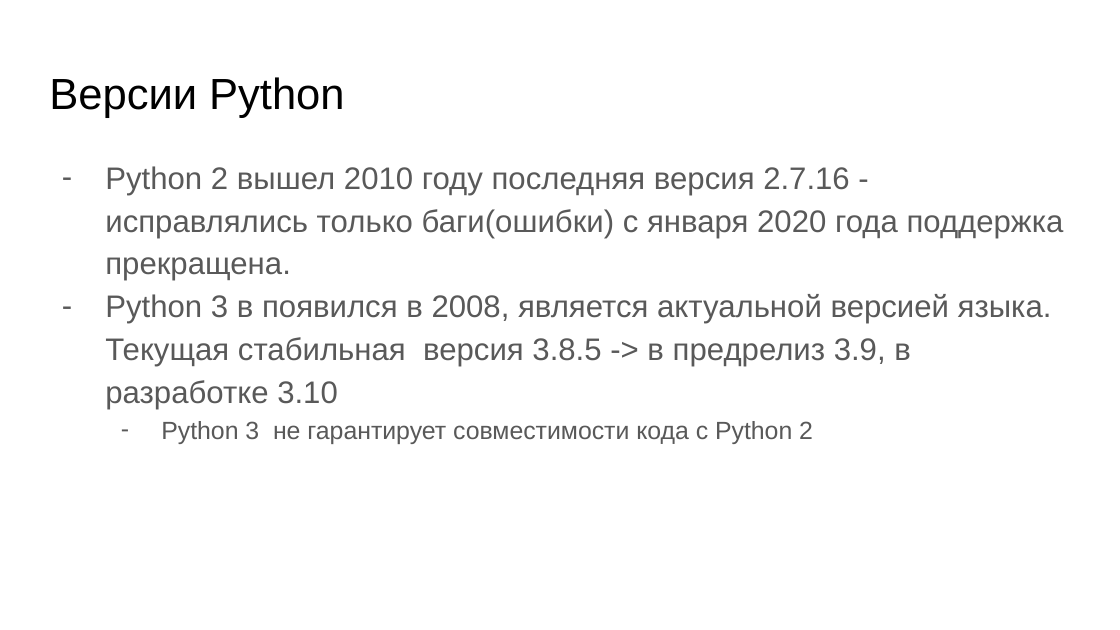
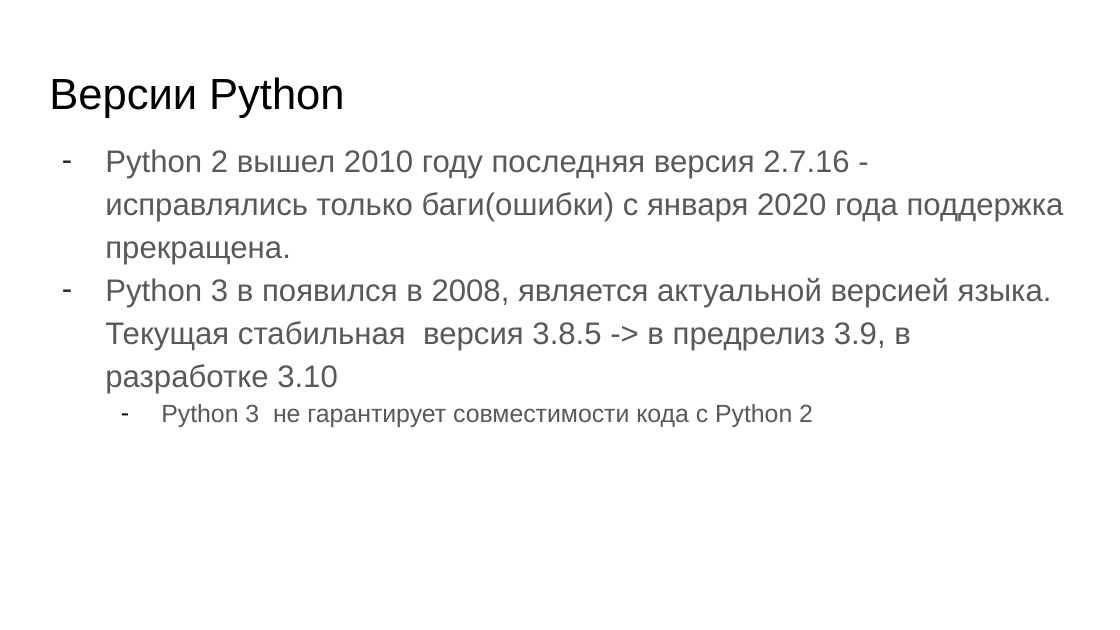
Before and after one commit to skhayrulin/python_course, a slide deck: slide 5 of lecture/Lecture4.pptx. Drawn at 1120x630 pixels with LibreOffice and Linux fonts; fonts in the diff are those of the drawing. Boxes give left, top, right and bottom in pixels: in the first picture for what was removed or moved away, otherwise in the second. Text is boxed around its words. In the diff, an @@ line names an element or a change of style, - is before the commit and + after.

```diff
--- a/lecture/Lecture4.pptx
+++ b/lecture/Lecture4.pptx
@@ text "Python 2 вышел 2010 году ...": place and size @@
-text "Python 2 вышел 2010 году ..." at <box>105,166,1064,444</box>
+text "Python 2 вышел 2010 году ..." at <box>105,149,1064,427</box>
@@ text "Python 2 вышел 2010 году ..." at <box>105,149,1064,427</box>: more space between paragraphs; bullet colour #595959 to #24292F; bullet colour #595959 to #000000 @@
```
Also in this commit, not shown: 10 other slides changed, 42 slides added, 4 slides removed, 1 other file.
